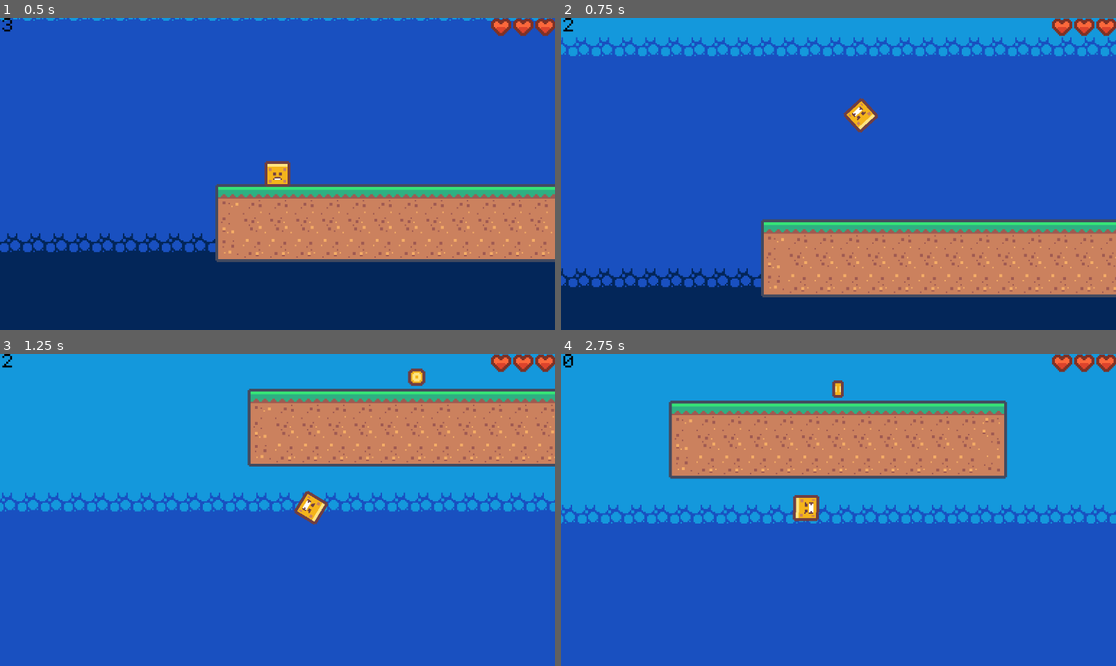
Above: before the commit, frames 1-4 (two rows, left to right).
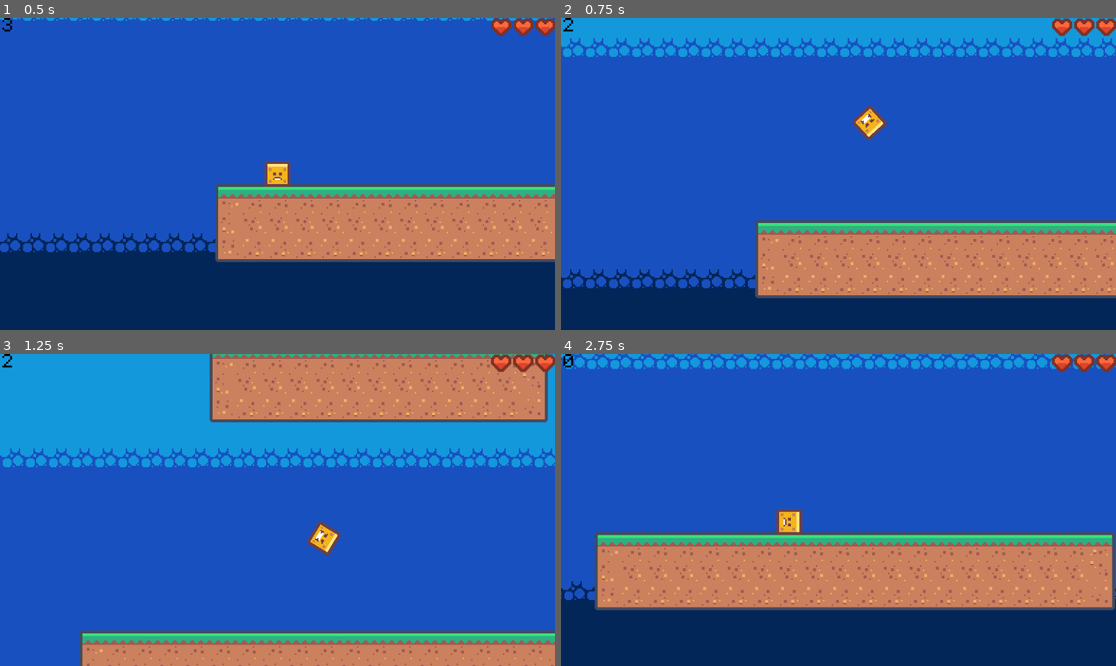
Above: after the commit, the same moments.

Repository: AadiCJ/dashGame
Game: Godot game, scene res://levels/level_2.tscn
Two runs of this game, one before a commit and one after it. Both use one fixed random seed, a clock stepped at 60 frames per second and the inputs below.
Inputs (mouse positions are in pixels of both pictures, inside the frame that each line leads up to):
- Up to frame 1 (0.5 s): no input
- Up to frame 2 (0.75 s): tap Enter at 0.5 s; move the mouse to (960, 158) at 0.52 s; hold D (move_right) from 0.53 s (still down); hold Space (jump) from 0.53 s (still down); click (960, 158) at 0.6 s
- Up to frame 3 (1.25 s): keep holding D (move_right); keep holding Space (jump)
- Up to frame 4 (2.75 s): move the mouse to (727, 525) at 1.27 s; release Space (jump) at 1.28 s; tap Space (jump) at 1.35, 1.52, 1.82 s; click (727, 525) at 1.55 s; move the mouse to (894, 441) at 2.02 s; release D (move_right) at 2.03 s; hold Left (move_left) from 2.03 s (still down); hold Space (jump) from 2.03 s (still down); click (894, 441) at 2.1 s

Frame 1 is identical in both runs. In frame 2, 8.5% of the frame differs, in the area x 0-100%, y 6-90%; in frame 3, 42%; in frame 4, 91%, in the area x 0-100%, y 0-100%.

Commit message:
Changed the entire movement system
Now uses two different gravities for jump and falling. Added jump buffering and coyote time. Enemies now die when you dash through them

Diff:
--- a/scenes/player.tscn
+++ b/scenes/player.tscn
@@ -59,5 +59,14 @@
 
 [node name="DeathTimer" type="Timer" parent="."]
 
+[node name="CoyoteTimer" type="Timer" parent="."]
+wait_time = 0.15
+one_shot = true
+
+[node name="JumpBufferTimer" type="Timer" parent="."]
+wait_time = 0.1
+one_shot = true
+
 [connection signal="timeout" from="DashTimer" to="." method="_on_dash_timer_timeout"]
 [connection signal="timeout" from="DeathTimer" to="." method="_on_death_timer_timeout"]
+[connection signal="timeout" from="JumpBufferTimer" to="." method="_on_jump_buffer_timer_timeout"]
--- a/scripts/enemy.gd
+++ b/scripts/enemy.gd
@@ -5,8 +5,20 @@
 const SPEED = 80
 var direction = 1
 var canMove = true
+var playerDashing = false
 var checks = 0
 var forgiven = 0
+
+func _ready() -> void:
+	SignalBus.dashStarted.connect(dashStart)
+	SignalBus.dashEnded.connect(dashEnd)
+
+func dashStart():
+	playerDashing = true
+
+func dashEnd():
+	playerDashing = false
+
 
 #TODO: add ability to kill enemies
 func _physics_process(delta: float) -> void:
@@ -40,4 +52,8 @@
 
 
 func _on_body_entered(_body:Node2D) -> void:
-	SignalBus.damage.emit(1)
+	if playerDashing:
+		SignalBus.scoreChange.emit(SignalBus.scoreTypes.ENEMY)
+		queue_free()
+	else:
+		SignalBus.damage.emit(1)
--- a/scripts/player.gd
+++ b/scripts/player.gd
@@ -1,25 +1,40 @@
 extends CharacterBody2D
 
 
-const SPEED := 130.0
-const JUMP_VELOCITY := -200.0
 const DASH_FACTOR := 3.5
+const JUMP_FACTOR := 2
 const MAX_DASHES := 3
-const DOUBLE_JUMP_VELOCITY = -1 * SPEED * DASH_FACTOR
-
-var actualSpeed := SPEED
+
+var jumpPeakTime := 0.35
+var jumpFallTime := 0.25
+
+#18 is one block
+var jumpHeight := 54
+var jumpDistance := 108
+
+
+var speed: float
+var jumpVelocity: float
+var jumpGravity: float = get_gravity().y
+var fallGravity: float
+var doubleJumpVelocity: float
+
+
+
+var actualSpeed := speed
 var hasDied := false
 var doubleJumped := false
 var canDash := true
 var mStyle = movementStyles.MOVE
 var velocityLastFrame = 0
 var score = 0
-
+var jumpBuffer := false
 var isDashing = false
-
-var dashes := 3:
+var canJump = true
+
+var dashes := MAX_DASHES:
 	set(value):
-		dashes = clamp(value, 0, 3)
+		dashes = clamp(value, 0, MAX_DASHES)
 		SignalBus.dashesUpdated.emit(dashes)
 
 
@@ -30,7 +45,18 @@
 
 
 
+func calcMovement() -> void:
+	jumpGravity = (2*jumpHeight)/pow(jumpPeakTime, 2)
+	fallGravity = (2*jumpHeight)/pow(jumpFallTime, 2)
+	jumpVelocity = jumpGravity * jumpPeakTime
+	speed = jumpDistance/(jumpPeakTime+jumpFallTime)
+	actualSpeed = speed
+	doubleJumpVelocity = -1 * speed * JUMP_FACTOR
+
+
+
 func _ready() -> void:
+	calcMovement()
 	SignalBus.dashPickedUp.connect(_on_dash_picked_up)
 	SignalBus.died.connect(_on_died)
 	SignalBus.isClimbing.connect(_on_start_climbing)
@@ -60,6 +86,9 @@
 		$AnimatedSprite2D.rotation_degrees = rot*90
 
 
+
+
+
 func _physics_process(delta: float) -> void:
 	canDash = true
 	#horizontal movement
@@ -69,28 +98,39 @@
 	else:
 		velocity.x = move_toward(velocity.x, 0, actualSpeed)
 
-	if is_on_wall_only():
-		velocity += get_gravity() * delta / 2 #reduce gravity to slide
+	#reduce gravity on walls
+	# if is_on_wall_only():
+		# velocity += get_gravity() * delta / 2
 
 	if mStyle == movementStyles.MOVE:
 		#check if we're moving or climbing
 
 		if not is_on_floor():
 			#add gravity
-			if not is_on_wall():
-				velocity += get_gravity() * delta
+			if velocity.y < 0:
+				velocity.y += jumpGravity * delta
+			else:
+				velocity.y += fallGravity * delta
 			#double jump handling
 			if (Input.is_action_pressed("jump") and Input.is_action_just_pressed("dash")
 				and not doubleJumped and dashes > 0 and not hasDied):
 				dashes -= 1
 				canDash = false
 				doubleJumped = true
-				velocity.y = DOUBLE_JUMP_VELOCITY
-
+				velocity.y = doubleJumpVelocity
+		else:
+			#is on floor
+			canJump = true
+			if jumpBuffer:
+				jump()
+				jumpBuffer = false
 		# Handle jump.
-		if Input.is_action_just_pressed("jump") and (is_on_floor() or is_on_wall()):
-			#don't need to check if he's alive here, since collider is removed on death
-			velocity.y = JUMP_VELOCITY
+		if Input.is_action_just_pressed("jump"):
+			if canJump and is_on_floor():
+				jump()
+			elif not is_on_floor():
+				jumpBuffer = true
+				$JumpBufferTimer.start()
 
 
 		#TODO: make dashes work on double pressed of inputs
@@ -98,30 +138,42 @@
 			if Input.is_action_just_pressed("dash"):
 				canDash = false
 				dashes -= 1
-				actualSpeed = SPEED * DASH_FACTOR
+				actualSpeed = speed * DASH_FACTOR
 				$DashTimer.start()
 				SignalBus.dashStarted.emit()
 				#dash started is used by enemeis to check whether they hurt or they die
 
 		if is_on_floor():
 			doubleJumped = false
-			if velocityLastFrame > abs(JUMP_VELOCITY + DOUBLE_JUMP_VELOCITY) - 100:
+			if velocityLastFrame > jumpFallTime * fallGravity + abs(doubleJumpVelocity) :
 				health -= 1
 
 	elif mStyle == movementStyles.CLIMB:
 		direction = Input.get_axis("jump", "move_down")
 		#climbing movement
 		if direction and not hasDied:
-			velocity.y = direction * SPEED
+			velocity.y = direction * speed
 		else:
 			velocity.y = move_toward(velocity.y, 0, actualSpeed)
 
 	velocityLastFrame = velocity.y
+	var was_on_floor = is_on_floor()
 	move_and_slide()
+	if was_on_floor and not is_on_floor() and velocity.y >= 0:
+		#if transitioned from being on the floor to not
+		#and if not moving upwards
+		$CoyoteTimer.start()
+
+
+
+func jump():
+	velocity.y -= jumpVelocity
+	canJump = false
+
 
 
 func _on_dash_timer_timeout() -> void:
-	actualSpeed = SPEED
+	actualSpeed = speed
 	SignalBus.dashEnded.emit()
 	#tell the enemies when the dash is over
 
@@ -132,7 +184,7 @@
 	#upward bounce when you die
 	if not hasDied:
 		health = 0
-		velocity.y = -200
+		velocity.y = -jumpVelocity
 		hasDied = true
 		$DeathTimer.start()
 		$CollisionShape2D.queue_free()
@@ -169,3 +221,7 @@
 
 func _on_level_end(_currentLevel):
 	SignalBus.displayScore.emit(score)
+
+
+func _on_jump_buffer_timer_timeout() -> void:
+	jumpBuffer = false
Not shown, changed: README.md
